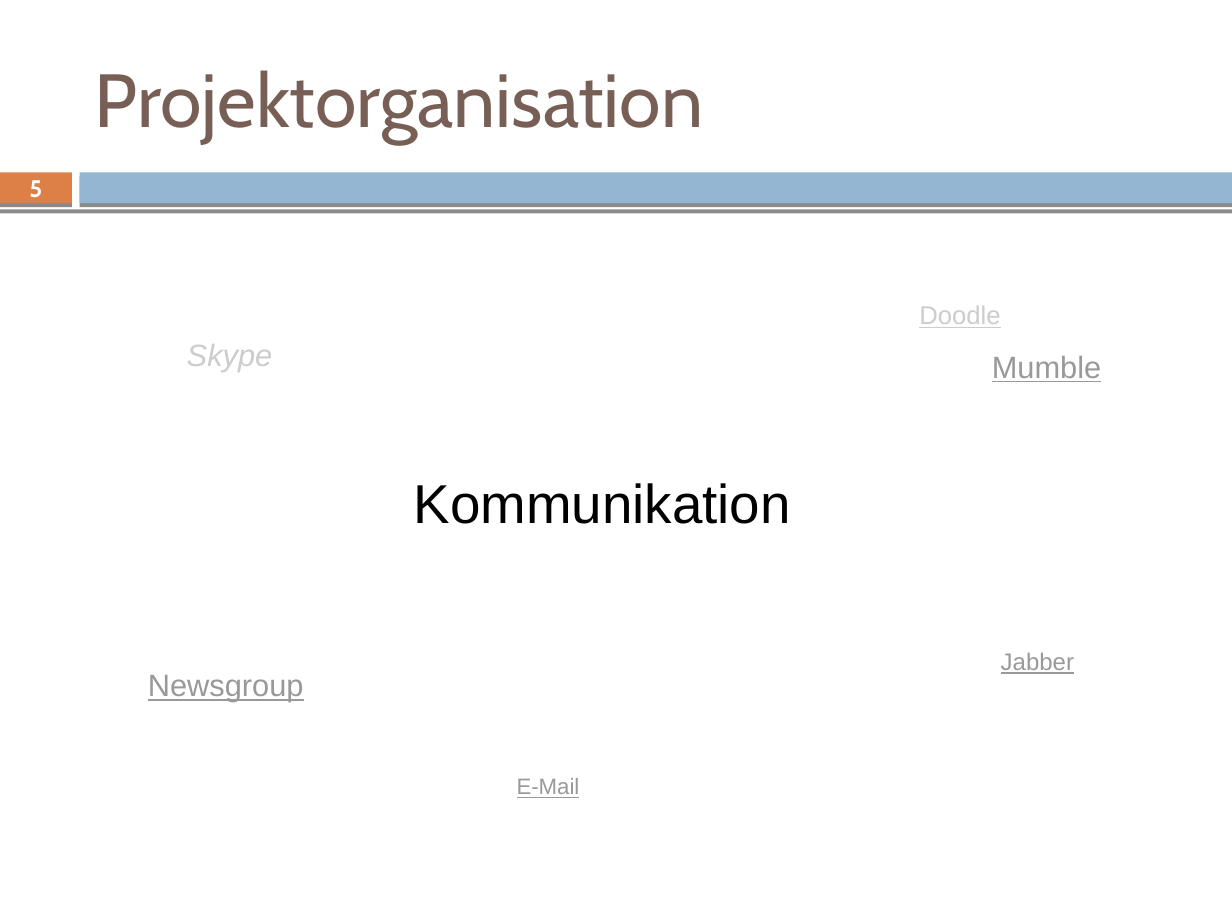
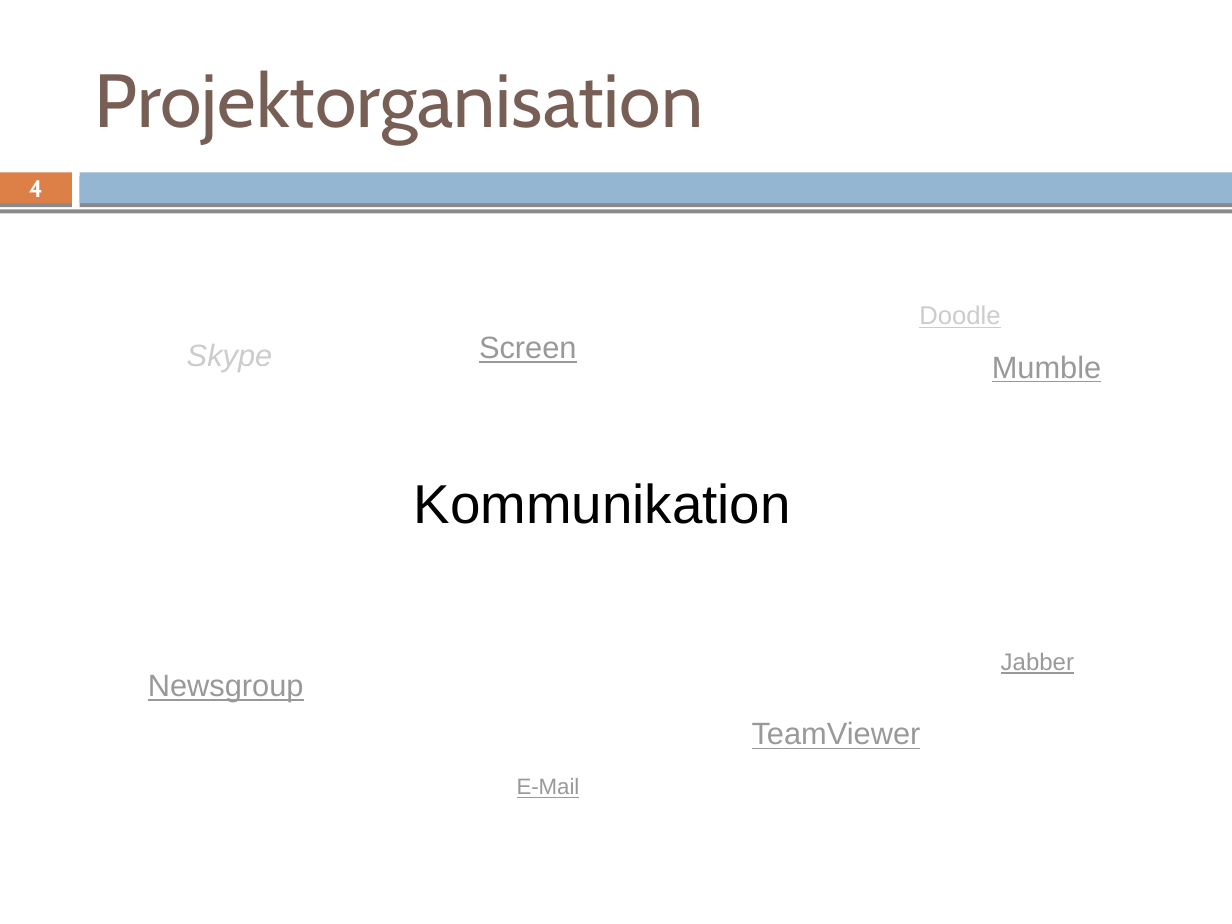
Before and after one commit to mvw/Wilddiebe10, a slide deck: slide 4 of keynote/keynote_part1_sascha.odp (slide 5 before the commit). Drawn at 1232x924 pixels with LibreOffice and Linux fonts; fonts in the diff are those of the drawing. Boxes give left, top, right and bottom in pixels: in the first picture for what was removed or moved away, otherwise in the second. Text is boxed around its words. In the diff, an @@ line names an element or a change of style, - is before the commit and + after.

```diff
--- a/keynote/keynote_part1_sascha.odp
+++ b/keynote/keynote_part1_sascha.odp
@@ page number at (29, 180, 43, 197): text changed @@
-5
+4
@@ text added at (479, 336, 577, 363), 18 pt, text #999999, underline @@
+Screen
@@ text added at (752, 722, 921, 749), 18 pt, text #999999, underline @@
+TeamViewer
```
Also in this commit, not shown: 3 other slides changed, 1 slide added, 1 slide removed, 1 other file.
